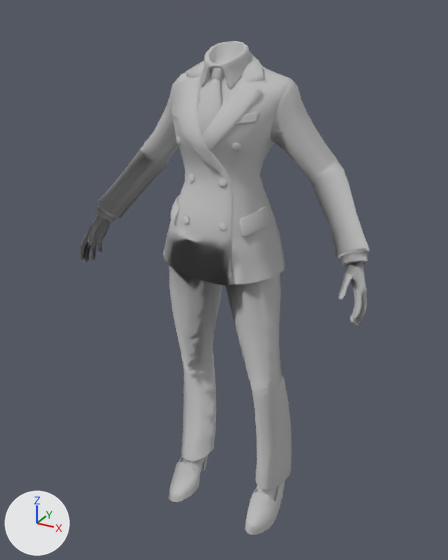
Two versions of the FBX model Assets/Assets/Secretary/SK_Secretary.fbx, one commit apart.
Before and after are seen from a 50 mm lens placed at (0.837, -1.564, 1.626), pointed at (-0.025, 0.004, 0.843). Arrows for +X, +Y and +Z are at lower left; the lights stay in place. Where no turn or scale is listed for an object, it has been applied to the vertices. Vertices at the same position are counted once.

Names of what the first picture shows: 'Secretary'.
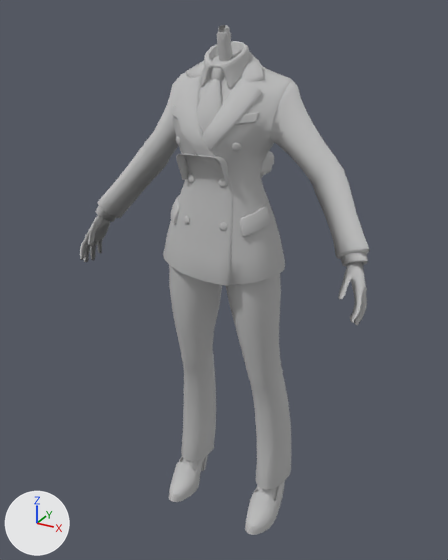
Patch to the scene script:
```diff
--- a/Assets/Assets/Secretary/SK_Secretary.fbx.py
+++ b/Assets/Assets/Secretary/SK_Secretary.fbx.py
@@ mat_mat_camera2 @@
+mat_mat_camera2 = principled_material('MAT_Camera2')
+mat_mat_camera2.base_color = (0.5, 0.5, 0.5)  # grey #bcbcbc
+mat_mat_camera2.roughness = 0.749
@@ me_mesh @@
 me_mesh.from_pydata(...)  # 4026 vertices, 4193 faces; spans x -0.46..0.46, y -0.18..0.11, z 0.0..1.54
 # used by ob_secretary; location = (0.0, 0.0, 0.0)
+# me_mesh part 1: its shading normals changed
 me_mesh.materials.append(mat_mat_secretary1)
@@ me_mesh_002 @@
+me_mesh_002.from_pydata(...)  # 4284 vertices, 4081 faces; spans x -0.076..0.065, y -0.169..0.172, z 1.101..1.265
+me_mesh_002.materials.append(mat_mat_camera2)  # grey #bcbcbc
@@ me_mesh_001 @@
+me_mesh_001.from_pydata(...)  # 415 vertices, 424 faces; spans x -0.042..0.042, y -0.07..0.0097, z 1.4745..1.5836
+me_mesh_001.materials.append(mat_mat_camera2)  # grey #bcbcbc
@@ ob_camera @@
+ob_camera = bpy.data.objects.new('Camera', me_mesh_002)
+ob_camera.location = (0.0, -0.009, 0.008)
@@ ob_neck @@
+ob_neck = bpy.data.objects.new('Neck', me_mesh_001)
+ob_neck.location = (0.0, 0.0, 0.0)
```

Location of each change, [x1, y1, x2, y2] in pixels of the pictures (448 x 560 px):
'Secretary', shading changed
    both: [80, 41, 370, 502]
'Camera', added
    after: [176, 151, 274, 185]
'Neck', added
    after: [212, 25, 238, 64]
